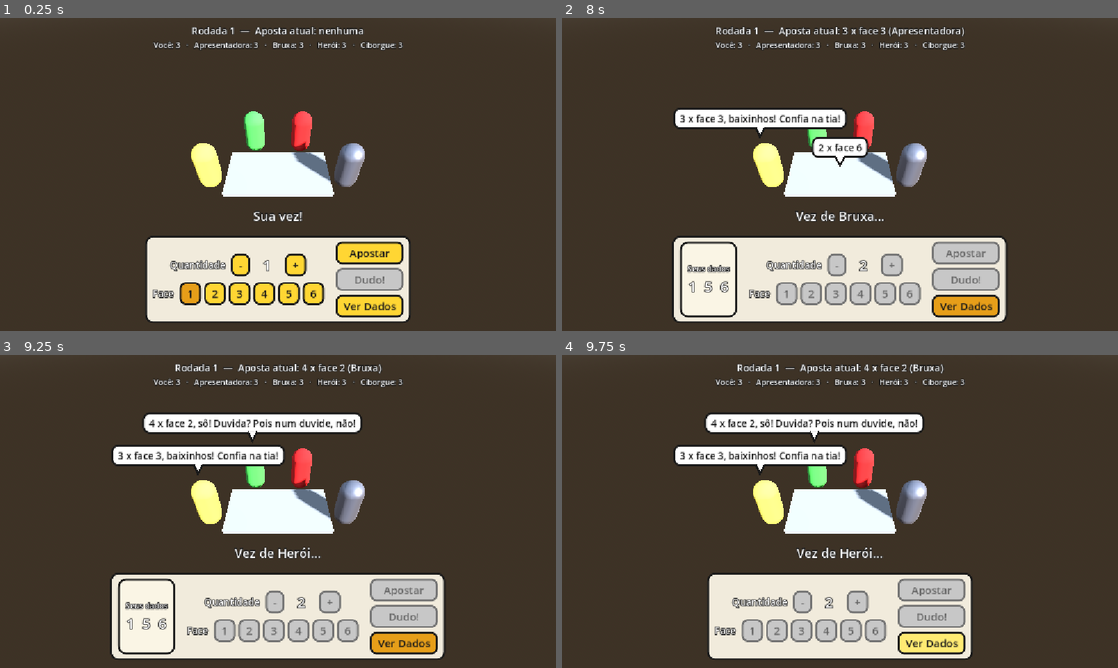
Above: before the commit, frames 1-4 (two rows, left to right).
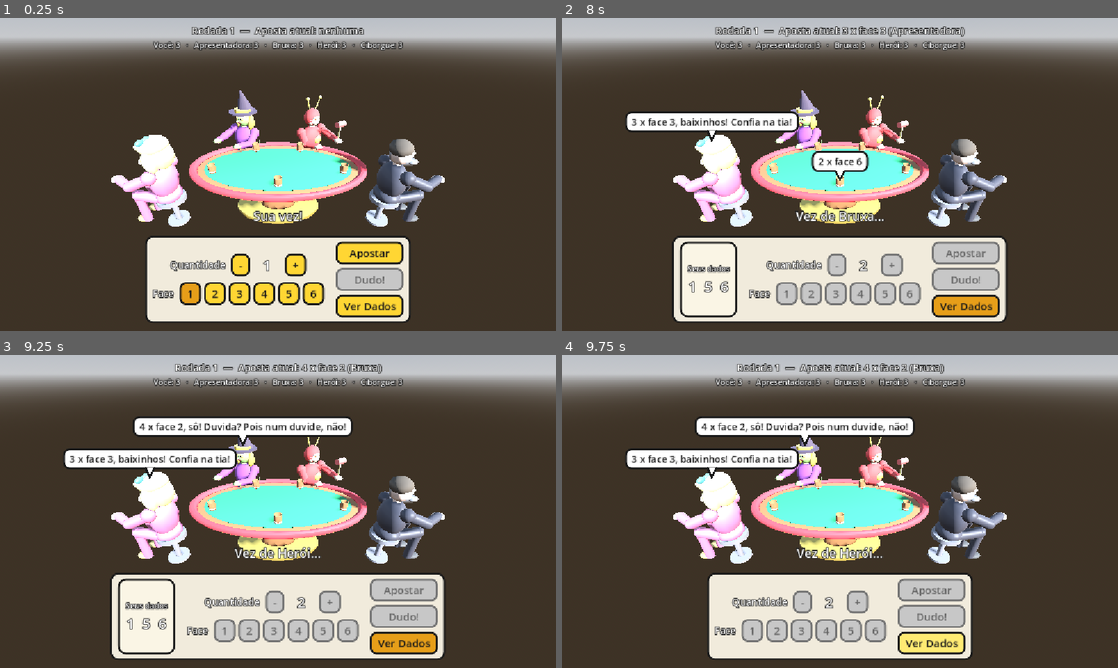
Above: after the commit, the same moments.

Repository: thiegoabcsampaio/DadinhoComico
Game: Godot game, scene res://Scenes/Main.tscn
Same seed, same stepped clock (60 frames per second), same inputs: the game is played once before the commit and once after it.
Inputs:
- Up to frame 1 (0.25 s): no input
- Up to frame 2 (8 s): click "1" at 0.5 s; click "-" at 1.25 s; click "+" at 2 s; click "2" at 2.75 s; click "3" at 3.5 s; click "4" at 4.25 s; click "5" at 5 s; click "6" at 5.75 s; click "Apostar" at 6.5 s; click "Ver Dados" at 7.25 s
- Up to frame 3 (9.25 s): click "Ver Dados" at 8 s; click "Ver Dados" at 8.75 s
- Up to frame 4 (9.75 s): tap Enter at 9.5 s

The runs differ from the first frame. In frame 1, 24% of the frame differs, in the area x 0-100%, y 0-67%; in frame 2, 25%; in frame 3, 28%; in frame 4, 28%.

Commit message:
feat: etapa 5 - modelos PS2 dos NPCs, mesa, copos e dados via Blender
Assets gerados proceduralmente no Blender MCP e exportados em .glb:
- Mesa (tampo oval, feltro, borda acolchoada, pedestal), Copo e Dado
- Apresentadora, Bruxa, Heroi e Ciborgue sentados, ~5k tris cada,
  com armature (root/hips/spine/neck/head, bracos, pernas; cauda na Bruxa)
  e pesos por osso mais proximo. Fonte em Assets/Source/Personagens.blend.

Godot:
- Scenes/NPCs/*.tscn instanciam os .glb; assentos giram o modelo para o centro
- Mesa.tscn: mesa + 5 copos virados com 3 dados escondidos em cada
- CameraSetup: camera aproximada para a nova escala (tampo a 0.75 m)
- tools/Screenshot.tscn: captura a camera fixa sem abrir o editor

Co-Authored-By: Claude Fable 5.1 <noreply@anthropic.com>
Claude-Session: https://claude.ai/code/session_01KrJF875Dizs3zvuj1SFffF

Diff:
--- a/Scenes/Main.tscn
+++ b/Scenes/Main.tscn
@@ -5,7 +5,7 @@
 ; - GameManager: motor lógico (Etapa 2)
 ; - Camera3D estática com CameraSetup.gd
 ; - DirectionalLight3D simulando iluminação de estúdio de TV
-; - Mesa (placeholder) e Assentos com as cenas dos NPCs (Scenes/NPCs/)
+; - Mesa (Mesa.tscn) e Assentos com as cenas dos NPCs (Scenes/NPCs/)
 ; - HUD (CanvasLayer) com botões e balões de fala
 
 [ext_resource type="Script" path="res://Scripts/Main.gd" id="1_main"]
@@ -59,20 +59,24 @@
 transform = Transform3D(1, 0, 0, 0, 1, 0, 0, 0, 1, -1.5, 0, 0.3)
 
 [node name="Apresentadora" parent="Assentos/Assento1" instance=ExtResource("6_apresentadora")]
+transform = Transform3D(-0.19612, 0, -0.98058, 0, 1, 0, 0.98058, 0, -0.19612, 0, 0, 0)
 
 [node name="Assento2" type="Marker3D" parent="Assentos"]
 transform = Transform3D(1, 0, 0, 0, 1, 0, 0, 0, 1, -0.6, 0, -1)
 
 [node name="Bruxa" parent="Assentos/Assento2" instance=ExtResource("7_bruxa")]
+transform = Transform3D(0.85749, 0, -0.5145, 0, 1, 0, 0.5145, 0, 0.85749, 0, 0, 0)
 
 [node name="Assento3" type="Marker3D" parent="Assentos"]
 transform = Transform3D(1, 0, 0, 0, 1, 0, 0, 0, 1, 0.6, 0, -1)
 
 [node name="Heroi" parent="Assentos/Assento3" instance=ExtResource("8_heroi")]
+transform = Transform3D(0.85749, 0, 0.5145, 0, 1, 0, -0.5145, 0, 0.85749, 0, 0, 0)
 
 [node name="Assento4" type="Marker3D" parent="Assentos"]
 transform = Transform3D(1, 0, 0, 0, 1, 0, 0, 0, 1, 1.5, 0, 0.3)
 
 [node name="Ciborgue" parent="Assentos/Assento4" instance=ExtResource("9_ciborgue")]
+transform = Transform3D(-0.19612, 0, 0.98058, 0, 1, 0, -0.98058, 0, -0.19612, 0, 0, 0)
 
 [node name="HUD" parent="." instance=ExtResource("5_hud")]
--- a/Scenes/Mesa.tscn
+++ b/Scenes/Mesa.tscn
@@ -1,13 +1,90 @@
-[gd_scene load_steps=2 format=3]
+[gd_scene load_steps=4 format=3]
 
-; Cena da mesa (vazia por enquanto).
-; Placeholder: um BoxMesh simples representando a superfície da mesa.
+; Mesa de estúdio (Etapa 5): tampo oval 2.4 x 1.4 m, feltro a 0.755 m.
+; Um copo virado por assento (Copo0..4) com 3 dados escondidos embaixo.
+; A animação de levantar o copo na revelação fica para a Etapa 6.
 
-[sub_resource type="BoxMesh" id="BoxMesh_mesa"]
-size = Vector3(2.4, 0.12, 1.4)
+[ext_resource type="PackedScene" path="res://Assets/Models/Mesa.glb" id="1_mesa"]
+[ext_resource type="PackedScene" path="res://Assets/Models/Copo.glb" id="2_copo"]
+[ext_resource type="PackedScene" path="res://Assets/Models/Dado.glb" id="3_dado"]
 
 [node name="Mesa" type="Node3D"]
 
-[node name="Placeholder" type="MeshInstance3D" parent="."]
-transform = Transform3D(1, 0, 0, 0, 1, 0, 0, 0, 1, 0, 0.06, 0)
-mesh = SubResource("BoxMesh_mesa")
+[node name="Modelo" parent="." instance=ExtResource("1_mesa")]
+
+[node name="Copos" type="Node3D" parent="."]
+
+[node name="Copo0" type="Node3D" parent="Copos"]
+transform = Transform3D(1, 0, 0, 0, 1, 0, 0, 0, 1, 0, 0.755, 0.45)
+
+[node name="Modelo" parent="Copos/Copo0" instance=ExtResource("2_copo")]
+transform = Transform3D(1, 0, 0, 0, -1, 0, 0, 0, -1, 0, 0.12, 0)
+
+[node name="Dado0" parent="Copos/Copo0" instance=ExtResource("3_dado")]
+transform = Transform3D(0.85, 0, 0, 0, 0.85, 0, 0, 0, 0.85, 0, 0, -0.022)
+
+[node name="Dado1" parent="Copos/Copo0" instance=ExtResource("3_dado")]
+transform = Transform3D(0.85, 0, 0, 0, 0.85, 0, 0, 0, 0.85, -0.022, 0, 0.014)
+
+[node name="Dado2" parent="Copos/Copo0" instance=ExtResource("3_dado")]
+transform = Transform3D(0.85, 0, 0, 0, 0.85, 0, 0, 0, 0.85, 0.022, 0, 0.014)
+
+[node name="Copo1" type="Node3D" parent="Copos"]
+transform = Transform3D(1, 0, 0, 0, 1, 0, 0, 0, 1, -0.9, 0.755, 0.15)
+
+[node name="Modelo" parent="Copos/Copo1" instance=ExtResource("2_copo")]
+transform = Transform3D(1, 0, 0, 0, -1, 0, 0, 0, -1, 0, 0.12, 0)
+
+[node name="Dado0" parent="Copos/Copo1" instance=ExtResource("3_dado")]
+transform = Transform3D(0.85, 0, 0, 0, 0.85, 0, 0, 0, 0.85, 0, 0, -0.022)
+
+[node name="Dado1" parent="Copos/Copo1" instance=ExtResource("3_dado")]
+transform = Transform3D(0.85, 0, 0, 0, 0.85, 0, 0, 0, 0.85, -0.022, 0, 0.014)
+
+[node name="Dado2" parent="Copos/Copo1" instance=ExtResource("3_dado")]
+transform = Transform3D(0.85, 0, 0, 0, 0.85, 0, 0, 0, 0.85, 0.022, 0, 0.014)
+
+[node name="Copo2" type="Node3D" parent="Copos"]
+transform = Transform3D(1, 0, 0, 0, 1, 0, 0, 0, 1, -0.36, 0.755, -0.5)
+
+[node name="Modelo" parent="Copos/Copo2" instance=ExtResource("2_copo")]
+transform = Transform3D(1, 0, 0, 0, -1, 0, 0, 0, -1, 0, 0.12, 0)
+
+[node name="Dado0" parent="Copos/Copo2" instance=ExtResource("3_dado")]
+transform = Transform3D(0.85, 0, 0, 0, 0.85, 0, 0, 0, 0.85, 0, 0, -0.022)
+
+[node name="Dado1" parent="Copos/Copo2" instance=ExtResource("3_dado")]
+transform = Transform3D(0.85, 0, 0, 0, 0.85, 0, 0, 0, 0.85, -0.022, 0, 0.014)
+
+[node name="Dado2" parent="Copos/Copo2" instance=ExtResource("3_dado")]
+transform = Transform3D(0.85, 0, 0, 0, 0.85, 0, 0, 0, 0.85, 0.022, 0, 0.014)
+
+[node name="Copo3" type="Node3D" parent="Copos"]
+transform = Transform3D(1, 0, 0, 0, 1, 0, 0, 0, 1, 0.36, 0.755, -0.5)
+
+[node name="Modelo" parent="Copos/Copo3" instance=ExtResource("2_copo")]
+transform = Transform3D(1, 0, 0, 0, -1, 0, 0, 0, -1, 0, 0.12, 0)
+
+[node name="Dado0" parent="Copos/Copo3" instance=ExtResource("3_dado")]
+transform = Transform3D(0.85, 0, 0, 0, 0.85, 0, 0, 0, 0.85, 0, 0, -0.022)
+
+[node name="Dado1" parent="Copos/Copo3" instance=ExtResource("3_dado")]
+transform = Transform3D(0.85, 0, 0, 0, 0.85, 0, 0, 0, 0.85, -0.022, 0, 0.014)
+
+[node name="Dado2" parent="Copos/Copo3" instance=ExtResource("3_dado")]
+transform = Transform3D(0.85, 0, 0, 0, 0.85, 0, 0, 0, 0.85, 0.022, 0, 0.014)
+
+[node name="Copo4" type="Node3D" parent="Copos"]
+transform = Transform3D(1, 0, 0, 0, 1, 0, 0, 0, 1, 0.9, 0.755, 0.15)
+
+[node name="Modelo" parent="Copos/Copo4" instance=ExtResource("2_copo")]
+transform = Transform3D(1, 0, 0, 0, -1, 0, 0, 0, -1, 0, 0.12, 0)
+
+[node name="Dado0" parent="Copos/Copo4" instance=ExtResource("3_dado")]
+transform = Transform3D(0.85, 0, 0, 0, 0.85, 0, 0, 0, 0.85, 0, 0, -0.022)
+
+[node name="Dado1" parent="Copos/Copo4" instance=ExtResource("3_dado")]
+transform = Transform3D(0.85, 0, 0, 0, 0.85, 0, 0, 0, 0.85, -0.022, 0, 0.014)
+
+[node name="Dado2" parent="Copos/Copo4" instance=ExtResource("3_dado")]
+transform = Transform3D(0.85, 0, 0, 0, 0.85, 0, 0, 0, 0.85, 0.022, 0, 0.014)
--- a/Scenes/NPCs/Apresentadora.tscn
+++ b/Scenes/NPCs/Apresentadora.tscn
@@ -1,21 +1,12 @@
-[gd_scene load_steps=3 format=3]
+[gd_scene load_steps=2 format=3]
 
 ; NPC Apresentadora (Etapa 5).
-; O nó "Modelo" recebe o .glb definitivo (Assets/Models/Apresentadora.glb).
-; Enquanto o modelo não existe, uma cápsula placeholder ocupa o lugar.
+; Modelo estilo PS2 gerado no Blender (Assets/Source/Personagens.blend),
+; exportado com armature em Assets/Models/Apresentadora.glb.
+; O personagem olha para +Z; Main.tscn gira o assento para o centro da mesa.
 
-[sub_resource type="CapsuleMesh" id="Capsula_npc"]
-radius = 0.25
-height = 1.1
-
-[sub_resource type="StandardMaterial3D" id="Mat_Apresentadora"]
-albedo_color = Color(1, 0.85, 0.3, 1)
+[ext_resource type="PackedScene" path="res://Assets/Models/Apresentadora.glb" id="1_modelo"]
 
 [node name="Apresentadora" type="Node3D"]
 
-[node name="Modelo" type="Node3D" parent="."]
-
-[node name="Placeholder" type="MeshInstance3D" parent="Modelo"]
-transform = Transform3D(1, 0, 0, 0, 1, 0, 0, 0, 1, 0, 0.55, 0)
-mesh = SubResource("Capsula_npc")
-surface_material_override/0 = SubResource("Mat_Apresentadora")
+[node name="Modelo" parent="." instance=ExtResource("1_modelo")]
--- a/Scenes/NPCs/Bruxa.tscn
+++ b/Scenes/NPCs/Bruxa.tscn
@@ -1,21 +1,12 @@
-[gd_scene load_steps=3 format=3]
+[gd_scene load_steps=2 format=3]
 
 ; NPC Bruxa (Etapa 5).
-; O nó "Modelo" recebe o .glb definitivo (Assets/Models/Bruxa.glb).
-; Enquanto o modelo não existe, uma cápsula placeholder ocupa o lugar.
+; Modelo estilo PS2 gerado no Blender (Assets/Source/Personagens.blend),
+; exportado com armature em Assets/Models/Bruxa.glb.
+; O personagem olha para +Z; Main.tscn gira o assento para o centro da mesa.
 
-[sub_resource type="CapsuleMesh" id="Capsula_npc"]
-radius = 0.25
-height = 1.1
-
-[sub_resource type="StandardMaterial3D" id="Mat_Bruxa"]
-albedo_color = Color(0.3, 0.7, 0.3, 1)
+[ext_resource type="PackedScene" path="res://Assets/Models/Bruxa.glb" id="1_modelo"]
 
 [node name="Bruxa" type="Node3D"]
 
-[node name="Modelo" type="Node3D" parent="."]
-
-[node name="Placeholder" type="MeshInstance3D" parent="Modelo"]
-transform = Transform3D(1, 0, 0, 0, 1, 0, 0, 0, 1, 0, 0.55, 0)
-mesh = SubResource("Capsula_npc")
-surface_material_override/0 = SubResource("Mat_Bruxa")
+[node name="Modelo" parent="." instance=ExtResource("1_modelo")]
--- a/Scenes/NPCs/Ciborgue.tscn
+++ b/Scenes/NPCs/Ciborgue.tscn
@@ -1,23 +1,12 @@
-[gd_scene load_steps=3 format=3]
+[gd_scene load_steps=2 format=3]
 
 ; NPC Ciborgue (Etapa 5).
-; O nó "Modelo" recebe o .glb definitivo (Assets/Models/Ciborgue.glb).
-; Enquanto o modelo não existe, uma cápsula placeholder ocupa o lugar.
+; Modelo estilo PS2 gerado no Blender (Assets/Source/Personagens.blend),
+; exportado com armature em Assets/Models/Ciborgue.glb.
+; O personagem olha para +Z; Main.tscn gira o assento para o centro da mesa.
 
-[sub_resource type="CapsuleMesh" id="Capsula_npc"]
-radius = 0.25
-height = 1.1
-
-[sub_resource type="StandardMaterial3D" id="Mat_Ciborgue"]
-albedo_color = Color(0.6, 0.6, 0.65, 1)
-metallic = 0.8
-roughness = 0.35
+[ext_resource type="PackedScene" path="res://Assets/Models/Ciborgue.glb" id="1_modelo"]
 
 [node name="Ciborgue" type="Node3D"]
 
-[node name="Modelo" type="Node3D" parent="."]
-
-[node name="Placeholder" type="MeshInstance3D" parent="Modelo"]
-transform = Transform3D(1, 0, 0, 0, 1, 0, 0, 0, 1, 0, 0.55, 0)
-mesh = SubResource("Capsula_npc")
-surface_material_override/0 = SubResource("Mat_Ciborgue")
+[node name="Modelo" parent="." instance=ExtResource("1_modelo")]
--- a/Scenes/NPCs/Heroi.tscn
+++ b/Scenes/NPCs/Heroi.tscn
@@ -1,21 +1,12 @@
-[gd_scene load_steps=3 format=3]
+[gd_scene load_steps=2 format=3]
 
 ; NPC Heroi (Etapa 5).
-; O nó "Modelo" recebe o .glb definitivo (Assets/Models/Heroi.glb).
-; Enquanto o modelo não existe, uma cápsula placeholder ocupa o lugar.
+; Modelo estilo PS2 gerado no Blender (Assets/Source/Personagens.blend),
+; exportado com armature em Assets/Models/Heroi.glb.
+; O personagem olha para +Z; Main.tscn gira o assento para o centro da mesa.
 
-[sub_resource type="CapsuleMesh" id="Capsula_npc"]
-radius = 0.25
-height = 1.1
-
-[sub_resource type="StandardMaterial3D" id="Mat_Heroi"]
-albedo_color = Color(0.85, 0.15, 0.15, 1)
+[ext_resource type="PackedScene" path="res://Assets/Models/Heroi.glb" id="1_modelo"]
 
 [node name="Heroi" type="Node3D"]
 
-[node name="Modelo" type="Node3D" parent="."]
-
-[node name="Placeholder" type="MeshInstance3D" parent="Modelo"]
-transform = Transform3D(1, 0, 0, 0, 1, 0, 0, 0, 1, 0, 0.55, 0)
-mesh = SubResource("Capsula_npc")
-surface_material_override/0 = SubResource("Mat_Heroi")
+[node name="Modelo" parent="." instance=ExtResource("1_modelo")]
--- a/Scripts/CameraSetup.gd
+++ b/Scripts/CameraSetup.gd
@@ -1,13 +1,14 @@
 extends Camera3D
 ## Câmera estática de estúdio de TV.
 ##
-## Fica acima da mesa, levemente inclinada para baixo (~45°).
+## Fica acima e atrás do assento do jogador, inclinada para baixo (~34°),
+## enquadrando o tampo (0.75 m) e os 4 NPCs sentados.
 ## Não recebe nenhum input do jogador e não executa nenhum movimento.
 
 # Posição fixa da câmera: acima e um pouco à frente da mesa.
-const CAMERA_POSITION := Vector3(0.0, 3.5, 3.5)
+const CAMERA_POSITION := Vector3(0.0, 2.3, 2.5)
 # Inclinação para baixo em aproximadamente 45°.
-const CAMERA_PITCH_DEGREES := -45.0
+const CAMERA_PITCH_DEGREES := -34.0
 
 
 func _ready() -> void:
--- /dev/null
+++ b/tools/Screenshot.gd
@@ -0,0 +1,16 @@
+extends Node
+## Ferramenta de validação: instancia Main.tscn, espera alguns frames e salva
+## um PNG da câmera fixa. Uso:
+##   godot --path . tools/Screenshot.tscn -- <caminho_do_png>
+
+func _ready() -> void:
+	var destino := "screenshot.png"
+	var args := OS.get_cmdline_user_args()
+	if args.size() > 0:
+		destino = args[0]
+	add_child(load("res://Scenes/Main.tscn").instantiate())
+	for i in 30:
+		await get_tree().process_frame
+	get_viewport().get_texture().get_image().save_png(destino)
+	print("screenshot salvo em ", destino)
+	get_tree().quit()
--- /dev/null
+++ b/tools/Screenshot.tscn
@@ -0,0 +1,6 @@
+[gd_scene load_steps=2 format=3]
+
+[ext_resource type="Script" path="res://tools/Screenshot.gd" id="1"]
+
+[node name="Screenshot" type="Node"]
+script = ExtResource("1")
Binary file added: Assets/Models/Apresentadora.glb
Not shown, added: Assets/Models/Apresentadora.glb.import
Binary file added: Assets/Models/Bruxa.glb
Not shown, added: Assets/Models/Bruxa.glb.import
Binary file added: Assets/Models/Ciborgue.glb
Not shown, added: Assets/Models/Ciborgue.glb.import
Binary file added: Assets/Models/Copo.glb
Not shown, added: Assets/Models/Copo.glb.import
Binary file added: Assets/Models/Dado.glb
Not shown, added: Assets/Models/Dado.glb.import
Binary file added: Assets/Models/Heroi.glb
Not shown, added: Assets/Models/Heroi.glb.import
(and 6 more such lines)
